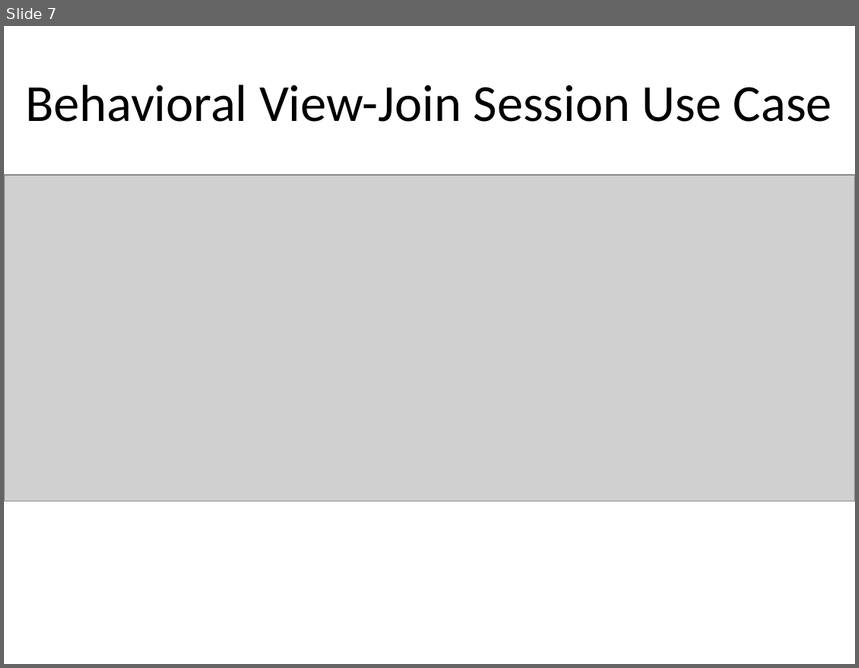
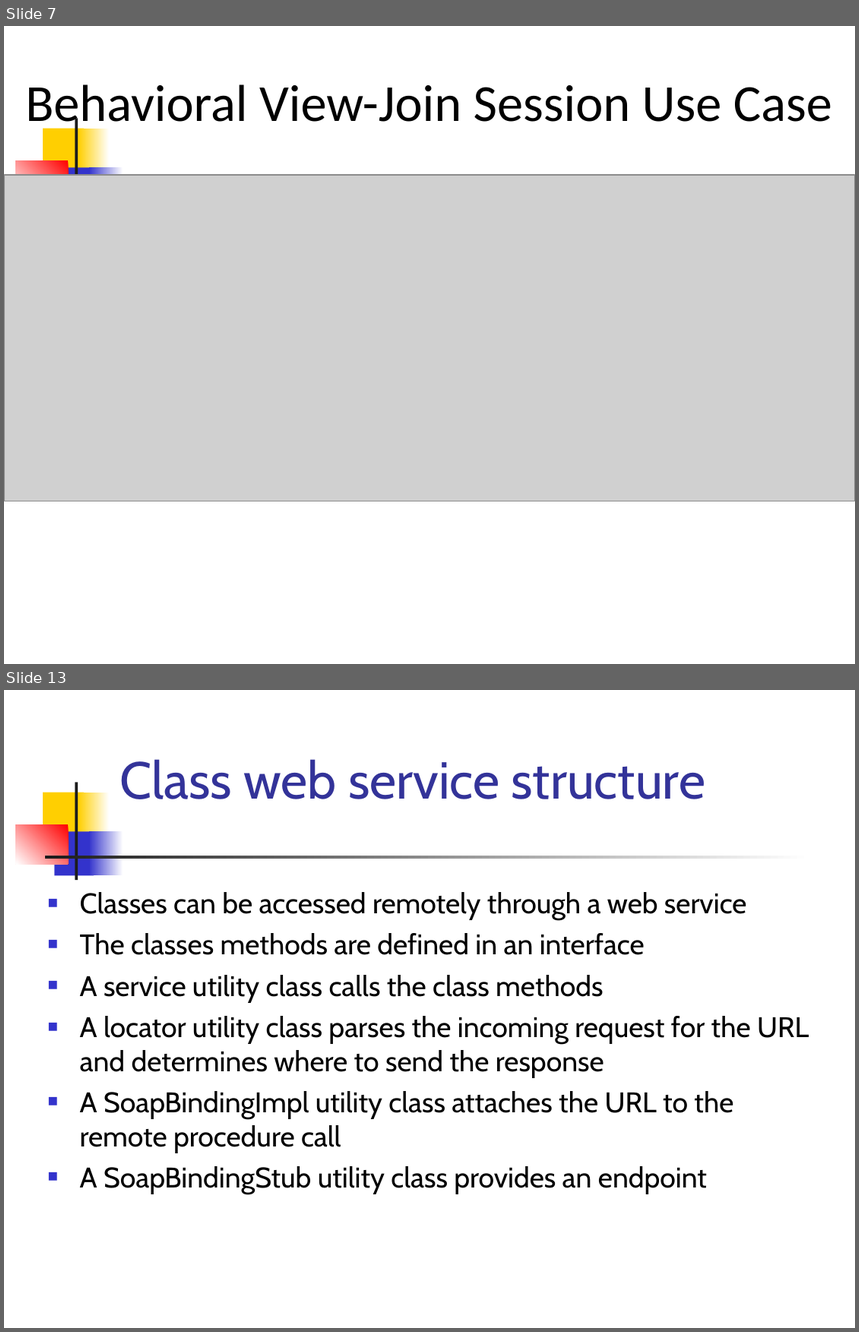
Before and after one commit to satpreetsingh/182mainproject, a slide deck: Documentation/04_10_Presentation.ppt. Shown one above the other, each under a label of ours: slide 7 before the commit, slides 7 and 13 after it; the slides between them are not shown. The pictures are 859x668 and 859x1332 pixels, drawn with LibreOffice and Linux fonts; fonts in the diff are those of the drawing; grey boxes stand for pictures. Boxes give left, top, right and bottom in pixels: in the first picture for what was removed or moved away, otherwise in the second. Text is boxed around its words. In the diff, an @@ line names an element or a change of style, - is before the commit and + after.

```diff
--- a/Documentation/04_10_Presentation.ppt
+++ b/Documentation/04_10_Presentation.ppt
@@ slide 13 added at (4,690,855,1328), background #FFFFFF; not listed: 6 template elements that a slide beside it also shows @@
@@ title added at (120,759,705,799), 44 pt, text #333399 @@
+Class web service structure
@@ rectangle added at (45,856,811,859), fill gradient #FFFFFF to #1C1C1C @@
@@ text added at (80,892,809,1194), 24 pt, text #000000 @@
+■ Classes can be accessed remotely through a web service
+■ The classes methods are defined in an interface
+■ A service utility class calls the class methods
+■ A locator utility class parses the incoming request for the URL and determines where to send the response
+■ A SoapBindingImpl utility class attaches the URL to the remote procedure call
+■ A SoapBindingStub utility class provides an endpoint
@@ slide 7 changed as well @@
@@ rectangle added at (44,128,84,173), fill #FFCF01 @@
@@ rectangle added at (75,118,77,216), fill #1C1C1C @@
@@ rectangle added at (79,128,110,173), fill gradient #FFFFFF to #FFCF01 @@
@@ rectangle added at (16,161,68,199), fill gradient #FF0000 to #FFFFFF @@
@@ rectangle added at (54,167,94,211), fill #3333CC @@
@@ rectangle added at (89,167,123,211), fill gradient #FFFFFF to #3333CC @@
```
Also in this commit, not shown: 6 other slides changed, 10 other slides added, 5 slides removed, 1 other file.
